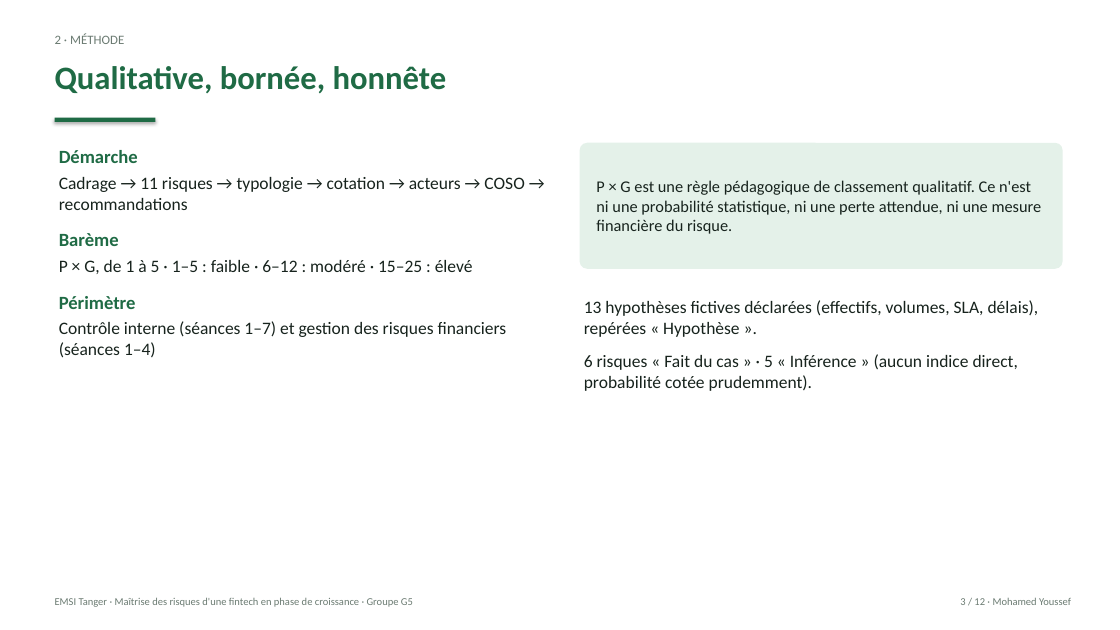
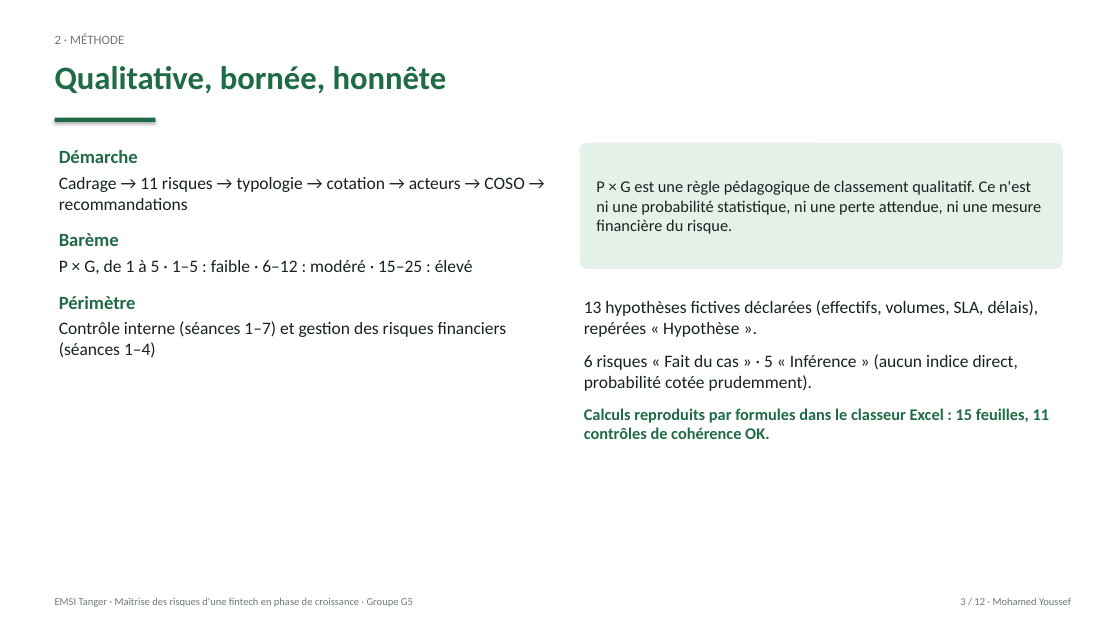
Before and after one commit to yussefnegotiumx-stack/paymaroc, a slide deck: slide 3 of downloads/Livrable5_Presentation_PayMaroc_G5.pptx. Drawn at 1120x630 pixels with LibreOffice and Linux fonts; fonts in the diff are those of the drawing. Boxes give left, top, right and bottom in pixels: in the first picture for what was removed or moved away, otherwise in the second. Text is boxed around its words. In the diff, an @@ line names an element or a change of style, - is before the commit and + after.

```diff
--- a/downloads/Livrable5_Presentation_PayMaroc_G5.pptx
+++ b/downloads/Livrable5_Presentation_PayMaroc_G5.pptx
@@ text at [584, 408, 1050, 439]: paragraph added @@
+Calculs reproduits par formules dans le classeur Excel : 15 feuilles, 11 contrôles de cohérence OK.
```
Also in this commit, not shown: 3 other slides changed, 4 other files.
